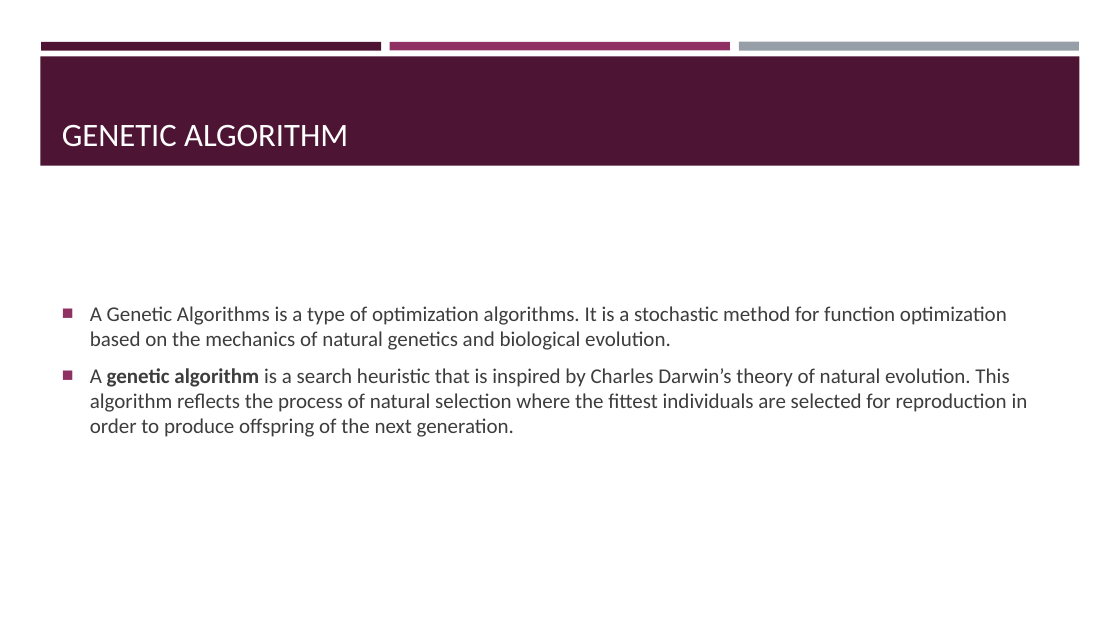
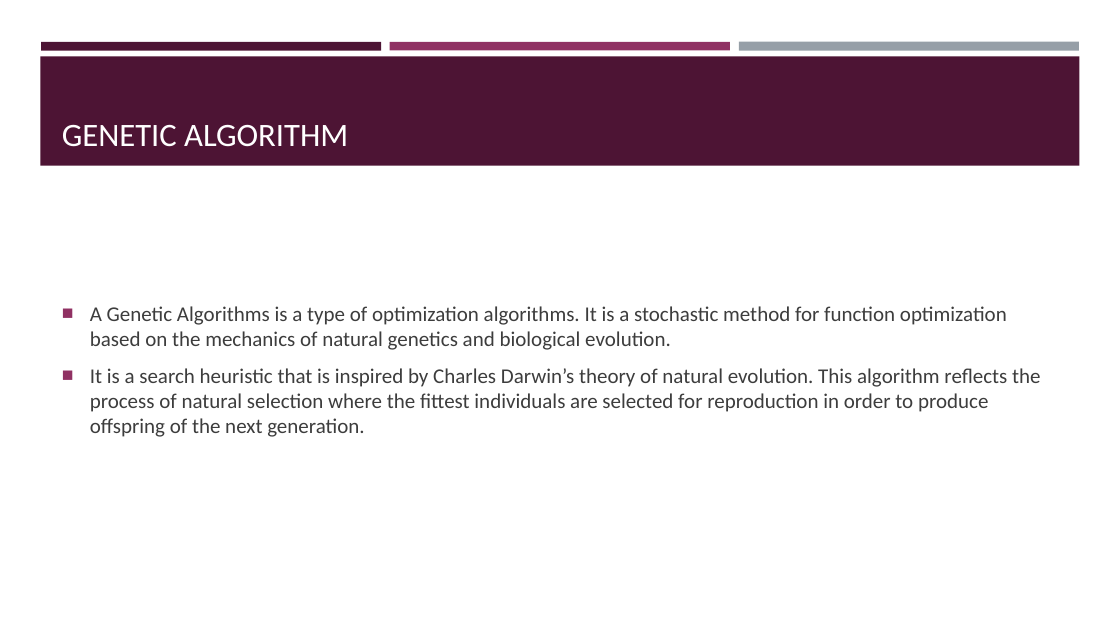
Before and after one commit to fortyTwo102/bioinformatics, a slide deck: slide 22 of reports/Final Reports/GROUP 13 - PPT.pptx (slide 20 before the commit). Drawn at 1120x630 pixels with LibreOffice and Linux fonts; fonts in the diff are those of the drawing. Boxes give left, top, right and bottom in pixels: in the first picture for what was removed or moved away, otherwise in the second. Text is boxed around its words. In the diff, an @@ line names an element or a change of style, - is before the commit and + after.

```diff
--- a/reports/Final Reports/GROUP 13 - PPT.pptx
+++ b/reports/Final Reports/GROUP 13 - PPT.pptx
@@ text at (90, 368, 1040, 437): text changed @@
-■ A genetic algorithm is a search heuristic that is inspired by Charles Darwin’s theory of natural evolution. This algorithm reflects the process of natural selection where the fittest individuals are selected for reproduction in order to produce offspring of the next generation.
+■ It is a search heuristic that is inspired by Charles Darwin’s theory of natural evolution. This algorithm reflects the process of natural selection where the fittest individuals are selected for reproduction in order to produce offspring of the next generation.
```
Also in this commit, not shown: 9 other slides changed, 3 slides added, 20 other files.
